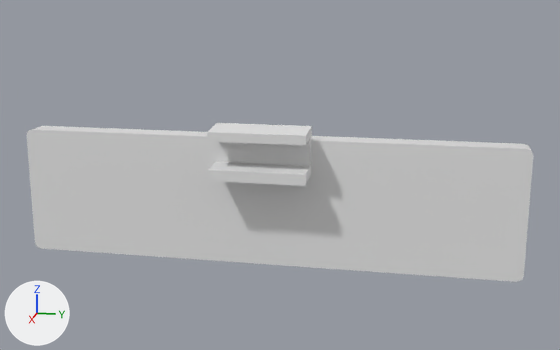
What one commit did to the FBX model Assets/GameCozeVideoTape/Art/Level_assets/Stellages/SM_sub_genre_plate.fbx.
Before and after are seen from a 50 mm lens placed at (0.84, 0.195, 0.159), pointed at (-0.035, 0.02, -0.06). Lighting does not change. The marker at lower left points along +X, +Y and +Z. The picture after the commit comes second.
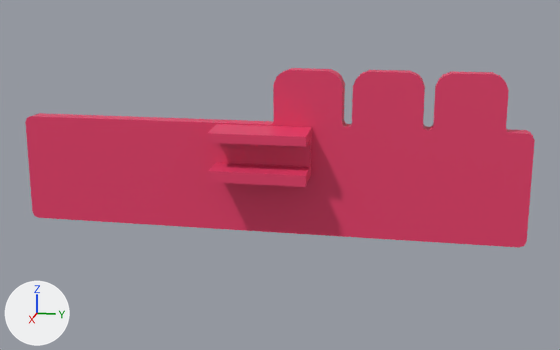
Location of each change, [x1, y1, x2, y2] in pixels of the pictures (560 x 350 px; the box of a moved part takes in the faces that stretch with it):
```json
{"object": "Cube.001", "change": "reshaped, recoloured", "before": [27, 123, 533, 282], "after": [25, 68, 535, 247], "on screen": "white to pink, 12% taller"}
{"part": 1, "of": "me_cube_006", "change": "moved or reshaped", "before": [207, 123, 312, 186], "after": [207, 124, 312, 187]}
{"part": 2, "of": "me_cube_006", "change": "rebuilt", "before": [27, 126, 533, 282], "after": [25, 68, 535, 247], "on screen": "15% taller"}
```

Edits to the scene script, one JSON object a line:
```json
{"op": "add", "block": "mat_material_003", "code": ["mat_material_003 = principled_material('Material.003')", "mat_material_003.base_color = (0.801, 0.0467, 0.143)  # pink #e73d6a"]}
{"block": "me_cube_006", "where": "# used by ob_cube_001; location = (0.0, 0.0, 0.0)"}
{"op": "remove", "block": "me_cube_006", "code": "me_cube_006.from_pydata(...)  # 64 vertices, 54 faces; spans x -0.067..0.002, y -0.305..0.305, z -0.174..-0.001"}
{"op": "add", "block": "me_cube_006", "code": "me_cube_006.from_pydata(...)  # 194 vertices, 142 faces; spans x -0.061..0.002, y -0.305..0.305, z -0.133..0.063"}
{"block": "me_cube_006", "change": "me_cube_006 part 1: the loose piece of 28 vertices spanning x -0.039..0.002, y -0.057..0.057, z -0.062..-0.001 is moved by (0.0, 0.0, -0.001), in mat_material_003 (pink #e73d6a)"}
{"block": "me_cube_006", "change": "me_cube_006 part 2: the loose piece of 36 vertices spanning x -0.067..-0.038, y -0.305..0.305, z -0.174..-0.018 is rebuilt with 166 vertices and now spans x -0.061..-0.038, y -0.305..0.305, z -0.133..0.063, in mat_material_003 (pink #e73d6a)"}
{"op": "add", "block": "me_cube_006", "code": "me_cube_006.materials.append(mat_material_003)  # pink #e73d6a"}
```
